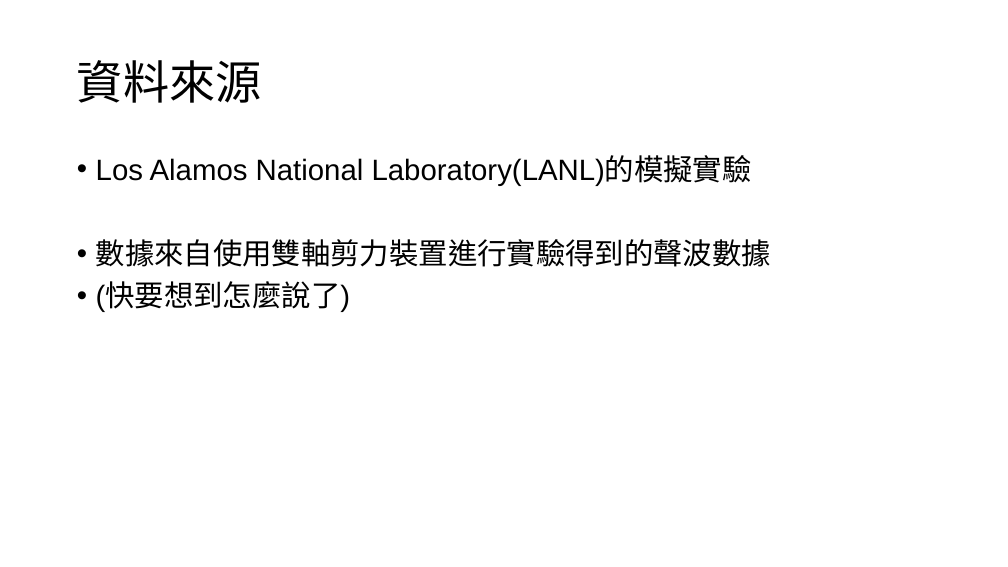
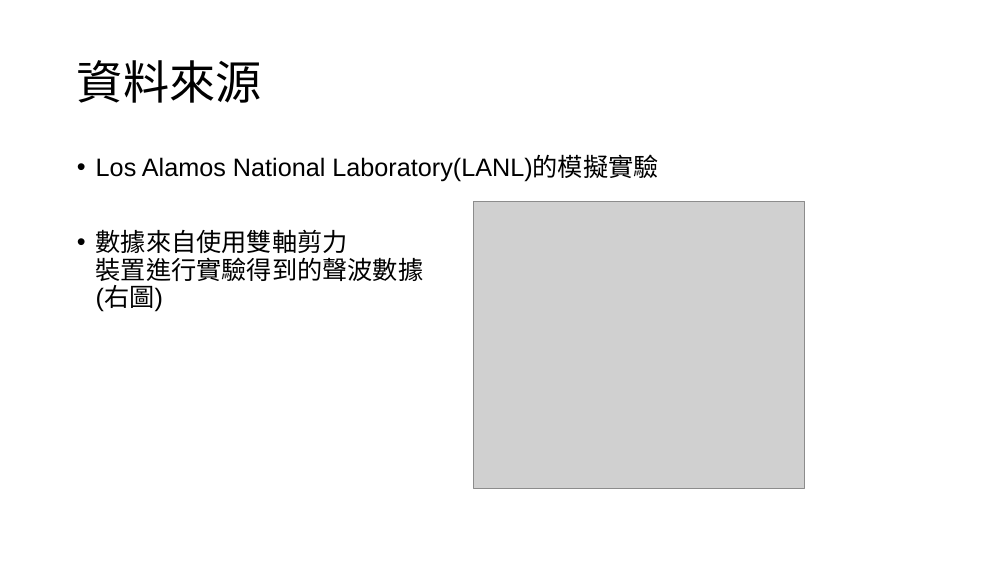
Before and after one commit to ept106354026/LANL-Earthquake-Prediction, a slide deck: slide 2 of 地震預測分析說明.pptx. Drawn at 1008x567 pixels with LibreOffice and Linux fonts; fonts in the diff are those of the drawing; grey boxes stand for pictures. Boxes give left, top, right and bottom in pixels: in the first picture for what was removed or moved away, otherwise in the second. Text is boxed around its words. In the diff, an @@ line names an element or a change of style, - is before the commit and + after.

```diff
--- a/地震預測分析說明.pptx
+++ b/地震預測分析說明.pptx
@@ text at (96,156,658,182): size 28 to 24 pt in "Los Alamos National Laboratory(LANL)的模擬實驗" @@
@@ picture added at (473,201,805,488) @@
@@ text at (96,229,424,312): text changed; size 28 to 24 pt @@
-• 數據來自使用雙軸剪力裝置進行實驗得到的聲波數據
-• (快要想到怎麼說了)
+• 數據來自使用雙軸剪力
+  裝置進行實驗得到的聲波數據
+  (右圖)
```
Also in this commit, not shown: 3 other slides changed, 6 slides added, 1 slide removed.
